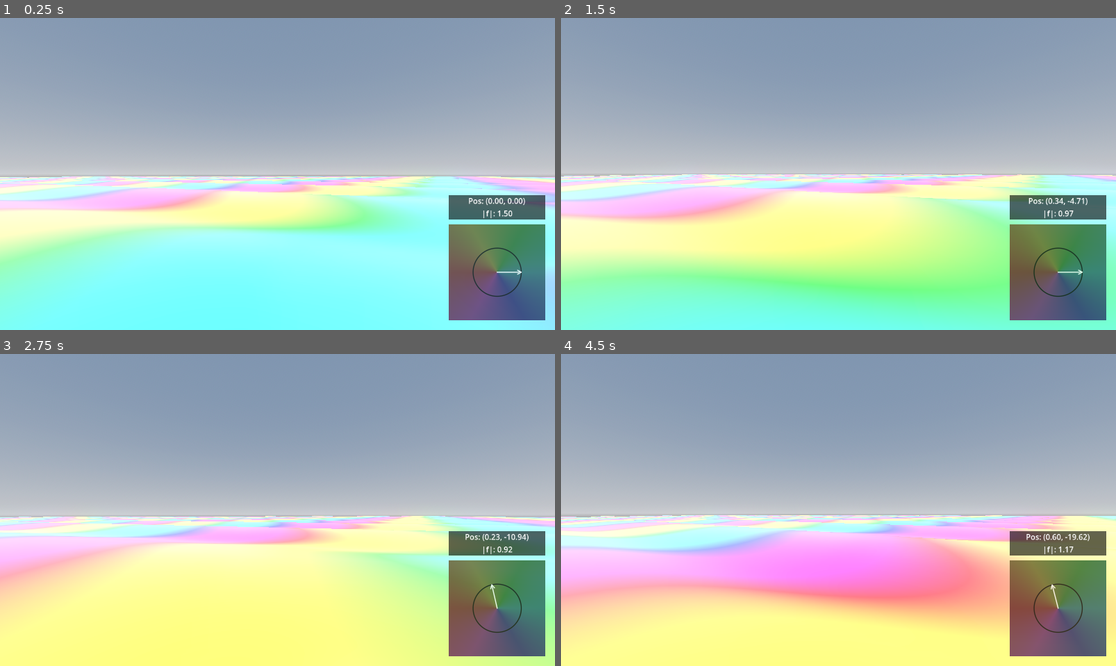
Above: before the commit, frames 1-4 (two rows, left to right).
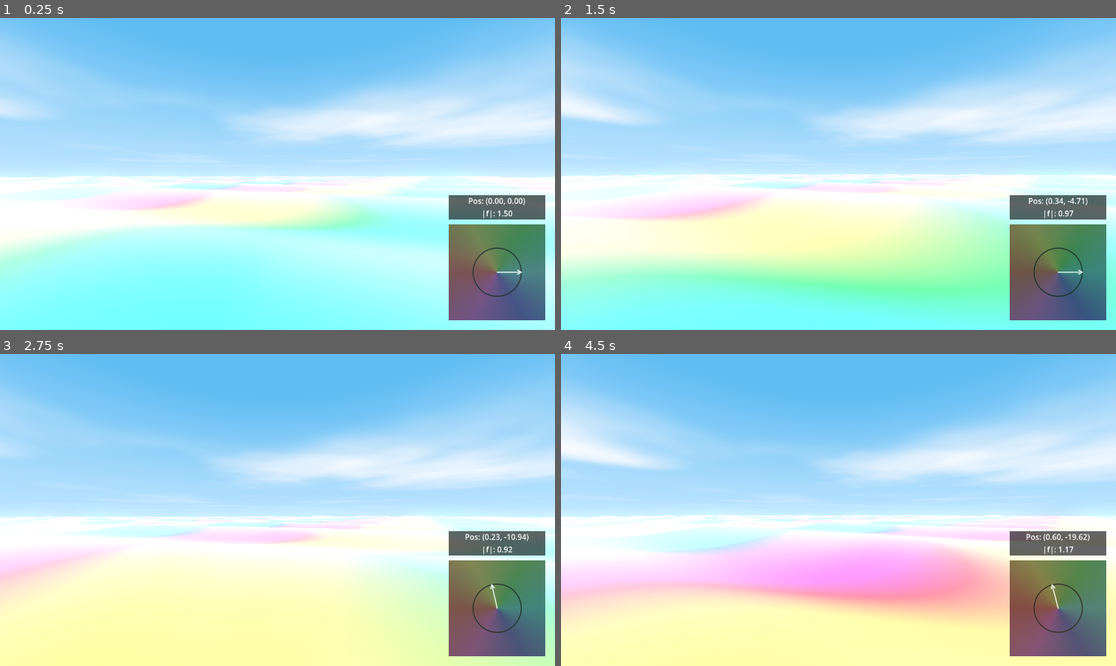
Above: after the commit, the same moments.

Repository: allanino/complex-functions-explorer
Game: Godot game, scene res://scenes/main.tscn
The game is run twice, just before and just after one commit, with the same random seed, the same clock (stepped at 60 frames per second) and the same inputs.
Inputs (mouse positions are in pixels of both pictures, inside the frame that each line leads up to):
- Up to frame 1 (0.25 s): no input
- Up to frame 2 (1.5 s): tap Enter at 0.5 s; move the mouse to (866, 174) at 0.52 s; hold W (move_forward) from 0.53 s (still down); move the mouse to (810, 174) at 1.27 s
- Up to frame 3 (2.75 s): keep holding W (move_forward); move the mouse to (288, 503) at 2.02 s
- Up to frame 4 (4.5 s): keep holding W (move_forward); move the mouse to (832, 516) at 2.77 s; move the mouse to (877, 513) at 3.52 s; move the mouse to (794, 506) at 4.27 s

The runs differ from the first frame. In frame 1, 76% of the frame differs, in the area x 0-100%, y 0-100%; in frame 2, 90%; in frame 3, 93%; in frame 4, 93%.

Commit message:
Implement realistic procedural sky with sun and clouds
- Created `shaders/sky.gdshader` using FBM noise for clouds and built-in light parameters for the sun.
- Updated `scenes/main.tscn` to use `ShaderMaterial` for the environment sky.
- Configured sky to use `PROCESS_MODE_REALTIME` for cloud movement.

Co-authored-by: allanino <5325241+allanino@users.noreply.github.com>

Diff:
--- a/scenes/main.tscn
+++ b/scenes/main.tscn
@@ -1,15 +1,16 @@
-[gd_scene load_steps=8 format=3]
+[gd_scene load_steps=9 format=3]
 
 [ext_resource type="Script" path="res://scripts/world_manager.gd" id="1_world"]
 [ext_resource type="PackedScene" path="res://scenes/player.tscn" id="2_player"]
 [ext_resource type="PackedScene" path="res://scenes/hud.tscn" id="3_hud"]
+[ext_resource type="Shader" path="res://shaders/sky.gdshader" id="4_sky"]
 
-[sub_resource type="ProceduralSkyMaterial" id="ProceduralSkyMaterial_1"]
-sky_horizon_color = Color(0.64625, 0.65575, 0.67075, 1)
-ground_horizon_color = Color(0.64625, 0.65575, 0.67075, 1)
+[sub_resource type="ShaderMaterial" id="ShaderMaterial_1"]
+shader = ExtResource("4_sky")
 
 [sub_resource type="Sky" id="Sky_1"]
-sky_material = SubResource("ProceduralSkyMaterial_1")
+process_mode = 3
+sky_material = SubResource("ShaderMaterial_1")
 
 [sub_resource type="Environment" id="Environment_1"]
 background_mode = 2
--- /dev/null
+++ b/shaders/sky.gdshader
@@ -0,0 +1,75 @@
+shader_type sky;
+
+uniform vec3 sky_color : source_color = vec3(0.3, 0.6, 0.9);
+uniform vec3 horizon_color : source_color = vec3(0.6, 0.8, 1.0);
+uniform vec3 cloud_color : source_color = vec3(1.0, 1.0, 1.0);
+
+// Simple hash for noise
+float hash(vec2 p) {
+    p = fract(p * vec2(123.34, 456.21));
+    p += dot(p, p + 45.32);
+    return fract(p.x * p.y);
+}
+
+// 2D Noise
+float noise(vec2 p) {
+    vec2 i = floor(p);
+    vec2 f = fract(p);
+    float a = hash(i);
+    float b = hash(i + vec2(1.0, 0.0));
+    float c = hash(i + vec2(0.0, 1.0));
+    float d = hash(i + vec2(1.0, 1.0));
+    vec2 u = f * f * (3.0 - 2.0 * f);
+    return mix(a, b, u.x) + (c - a) * u.y * (1.0 - u.x) + (d - b) * u.x * u.y;
+}
+
+// FBM Noise
+float fbm(vec2 p) {
+    float v = 0.0;
+    float a = 0.5;
+    mat2 rot = mat2(vec2(0.87758, 0.47942), vec2(-0.47942, 0.87758)); // approx cos(0.5), sin(0.5)
+    for (int i = 0; i < 5; i++) {
+        v += a * noise(p);
+        p = rot * p * 2.0 + vec2(10.0);
+        a *= 0.5;
+    }
+    return v;
+}
+
+void sky() {
+    float eye_alt = EYEDIR.y;
+
+    // Sky gradient
+    vec3 final_color = mix(horizon_color, sky_color, clamp(eye_alt * 2.0, 0.0, 1.0));
+
+    // Sun
+    if (LIGHT0_ENABLED) {
+        float sun_dist = distance(EYEDIR, LIGHT0_DIRECTION);
+        // Sun disk
+        // LIGHT0_SIZE is angular diameter in radians.
+        // distance() between normalized vectors is approximately the angle for small angles.
+        float sun_size = max(0.01, LIGHT0_SIZE); // Ensure it's not zero
+        float sun_disk = smoothstep(sun_size * 0.5, sun_size * 0.45, sun_dist);
+        final_color += LIGHT0_COLOR * sun_disk * LIGHT0_ENERGY;
+
+        // Sun glow
+        float sun_glow = pow(max(0.0, 1.0 - sun_dist * 0.5), 100.0);
+        final_color += LIGHT0_COLOR * sun_glow * 0.5 * LIGHT0_ENERGY;
+    }
+
+    // Clouds
+    if (eye_alt > 0.0) {
+        vec2 cloud_uv = EYEDIR.xz / max(eye_alt, 0.001);
+        cloud_uv += TIME * 0.05; // Cloud movement
+
+        float cloud_density = fbm(cloud_uv * 0.2);
+        cloud_density = smoothstep(0.4, 0.8, cloud_density);
+
+        // Fade clouds at horizon
+        cloud_density *= smoothstep(0.0, 0.2, eye_alt);
+
+        final_color = mix(final_color, cloud_color, cloud_density);
+    }
+
+    COLOR = final_color;
+}
